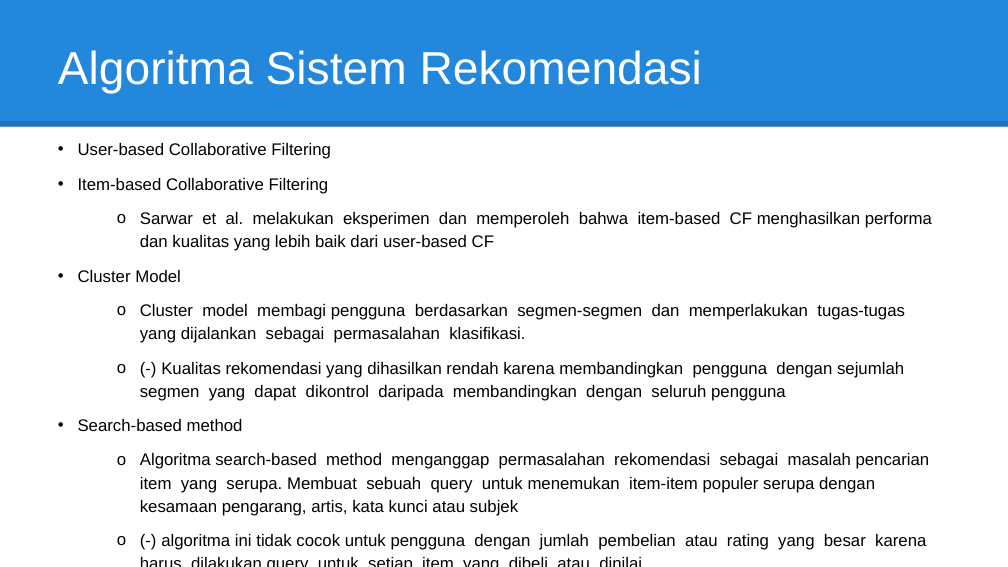
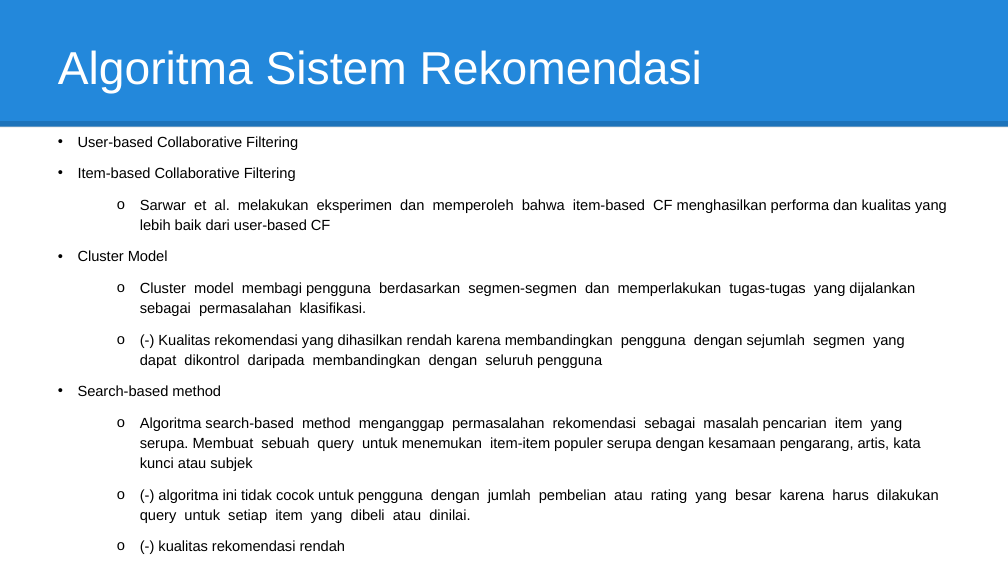
Before and after one commit to nicolasruslim/TA_document, a slide deck: slide 42 of DailyNeeds.co.id/LAPORAN/SIDANG/DOKUMEN/Sidang TA 18211031 Nicolas Novian Ruslim v2.pptx (slide 45 before the commit). Drawn at 1008x567 pixels with LibreOffice and Linux fonts; fonts in the diff are those of the drawing. Boxes give left, top, right and bottom in pixels: in the first picture for what was removed or moved away, otherwise in the second. Text is boxed around its words. In the diff, an @@ line names an element or a change of style, - is before the commit and + after.

```diff
--- a/DailyNeeds.co.id/LAPORAN/SIDANG/DOKUMEN/Sidang TA 18211031 Nicolas Novian Ruslim v2.pptx
+++ b/DailyNeeds.co.id/LAPORAN/SIDANG/DOKUMEN/Sidang TA 18211031 Nicolas Novian Ruslim v2.pptx
@@ text "User-based Collaborative Filtering" at (x1=78, y1=136, x2=947, y2=523): size 12 to 10.5 pt @@
```
Also in this commit, not shown: 9 other slides changed, 4 slides added, 10 other files.
